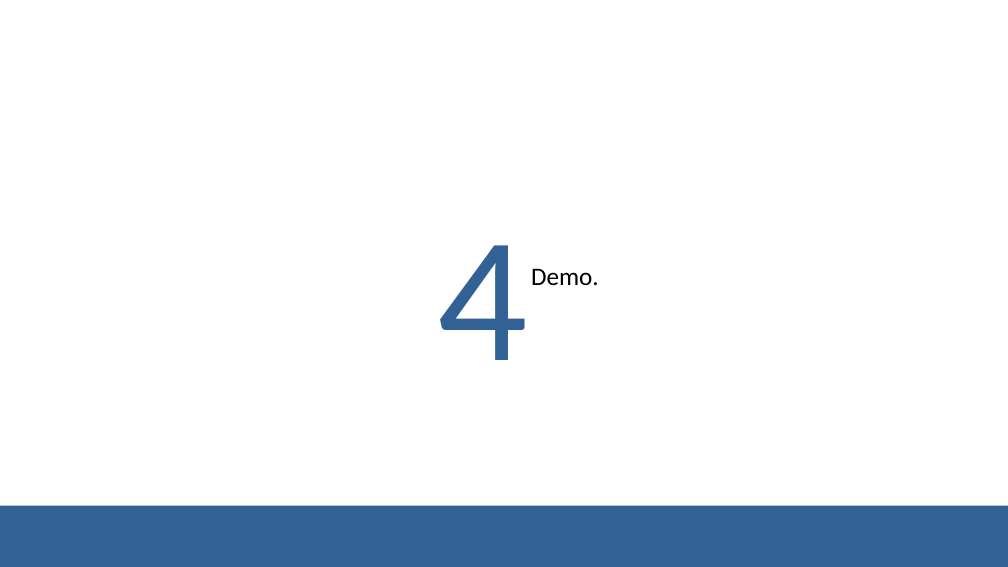
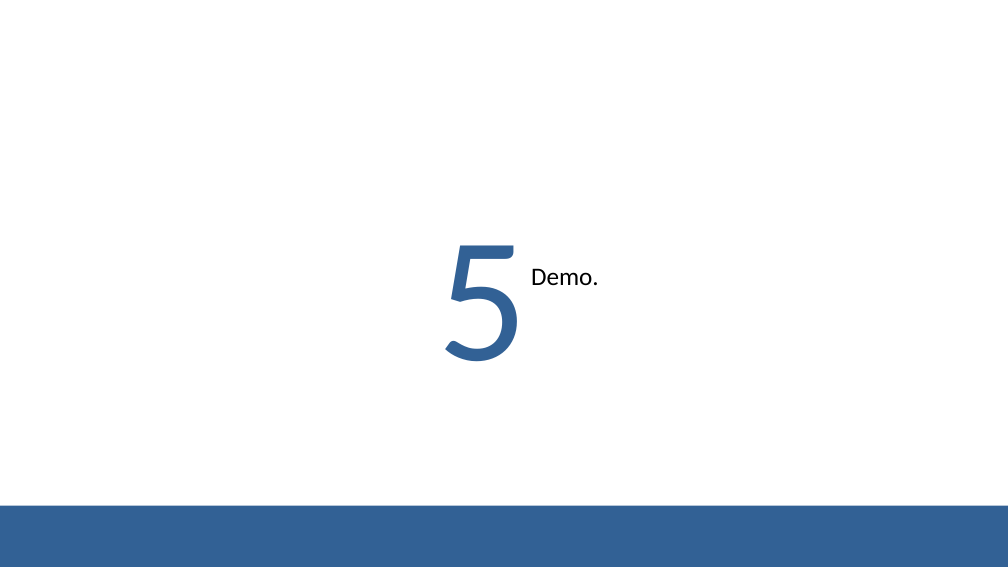
Before and after one commit to ajl618/EorzeArm, a slide deck: slide 11 of DRA-EorzeArm.pptx (slide 9 before the commit). Drawn at 1008x567 pixels with LibreOffice and Linux fonts; fonts in the diff are those of the drawing; background and template pictures are left out. Boxes give left, top, right and bottom in pixels: in the first picture for what was removed or moved away, otherwise in the second. Text is boxed around its words. In the diff, an @@ line names an element or a change of style, - is before the commit and + after.

```diff
--- a/DRA-EorzeArm.pptx
+++ b/DRA-EorzeArm.pptx
@@ title at (438,245,528,362): text changed @@
-4
+5
```
Also in this commit, not shown: 3 other slides changed, 2 slides added.
